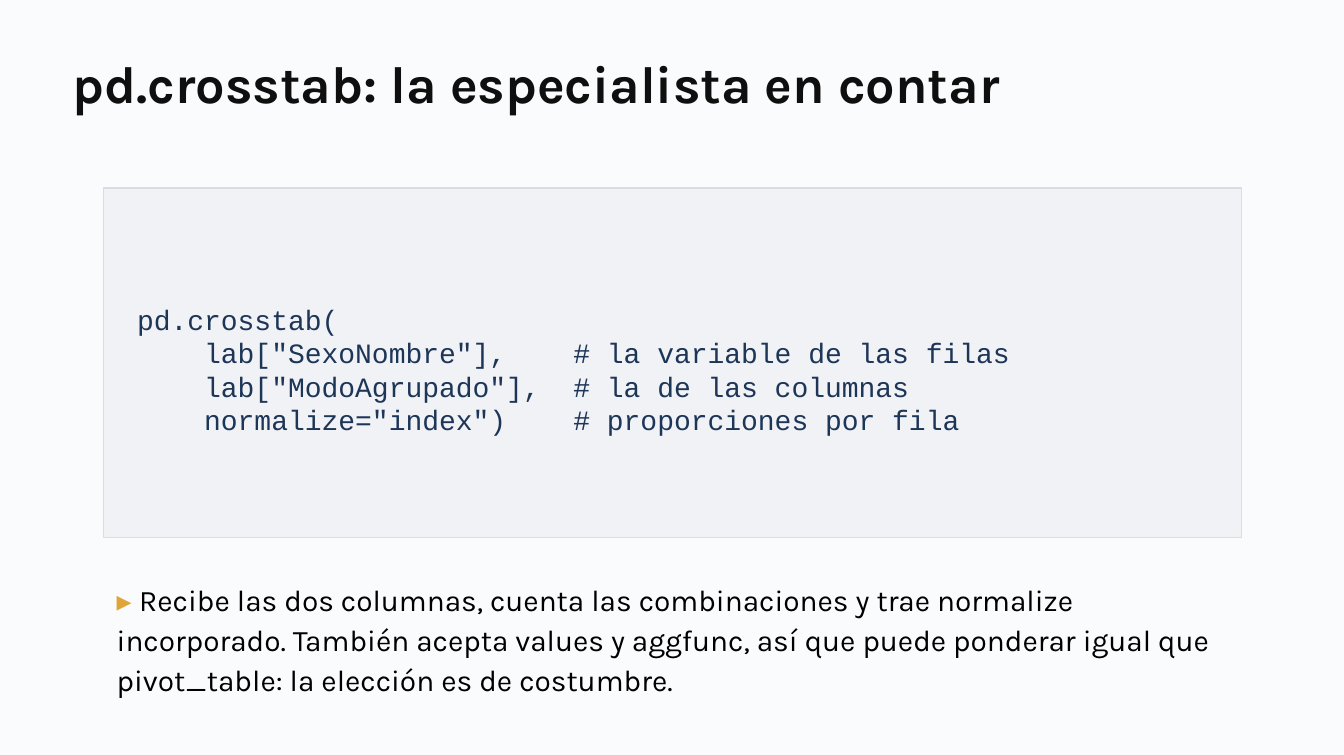
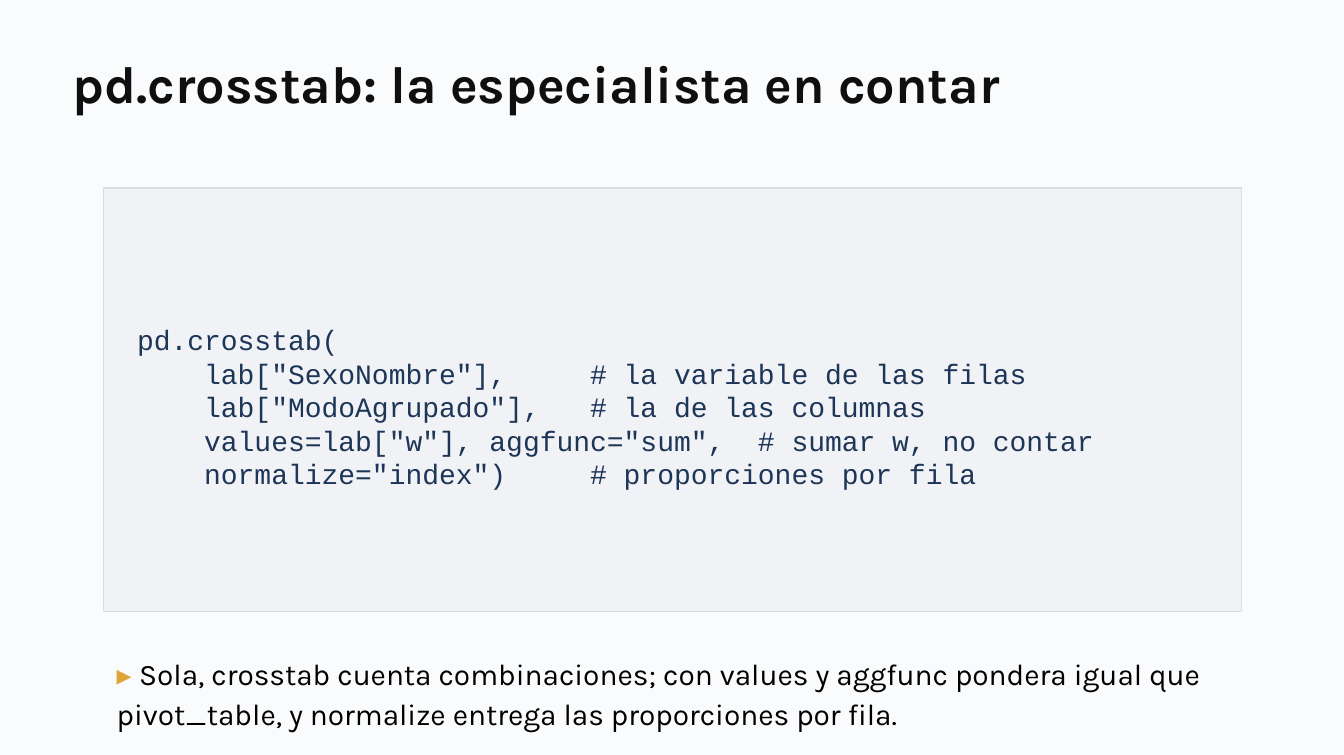
Before and after one commit to daniopitz/diplomado-cdd, a slide deck: slide 33 of presentaciones/clase03_eda_bivariado.pptx. Drawn at 1344x755 pixels with LibreOffice and Linux fonts; fonts in the diff are those of the drawing. Boxes give left, top, right and bottom in pixels: in the first picture for what was removed or moved away, otherwise in the second. Text is boxed around its words. In the diff, an @@ line names an element or a change of style, - is before the commit and + after.

```diff
--- a/presentaciones/clase03_eda_bivariado.pptx
+++ b/presentaciones/clase03_eda_bivariado.pptx
@@ rectangle "pd.crosstab(": place and size @@
-rectangle "pd.crosstab(" at [103, 188, 1242, 538]
+rectangle "pd.crosstab(" at [103, 188, 1242, 612]
@@ text in rectangle at [204, 431, 1094, 457]: paragraph added @@
+values=lab["w"], aggfunc="sum", # sumar w, no contar
@@ text at [117, 664, 1200, 733]: text changed @@
-▸ Recibe las dos columnas, cuenta las combinaciones y trae normalize incorporado. También acepta values y aggfunc, así que puede ponderar igual que pivot_table: la elección es de costumbre.
+▸ Sola, crosstab cuenta combinaciones; con values y aggfunc pondera igual que pivot_table, y normalize entrega las proporciones por fila.
```
Also in this commit, not shown: 1 other file.
